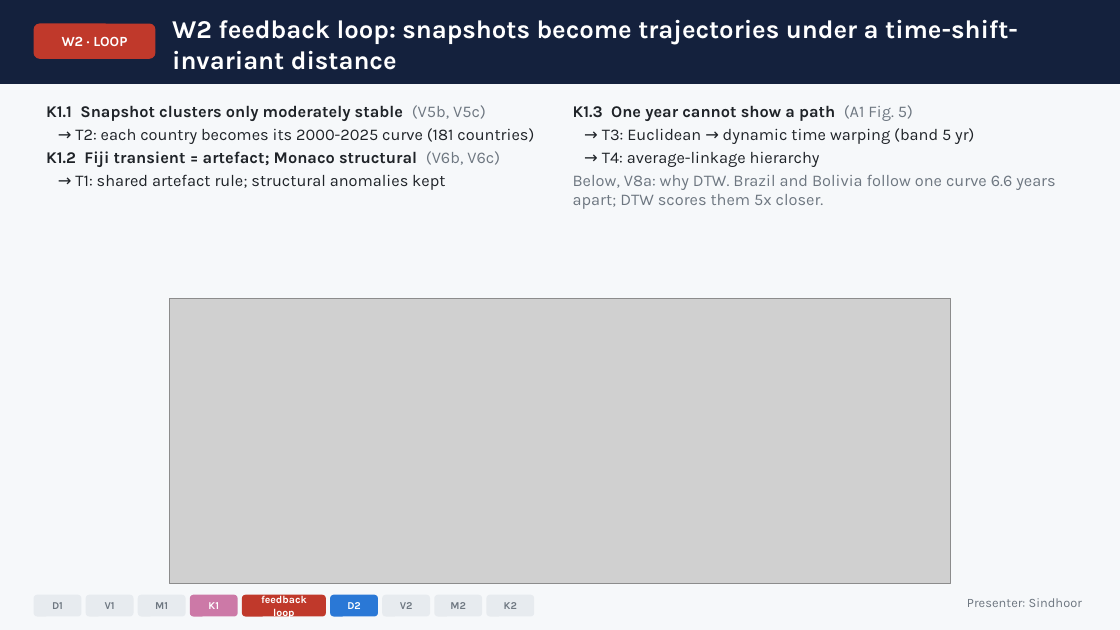
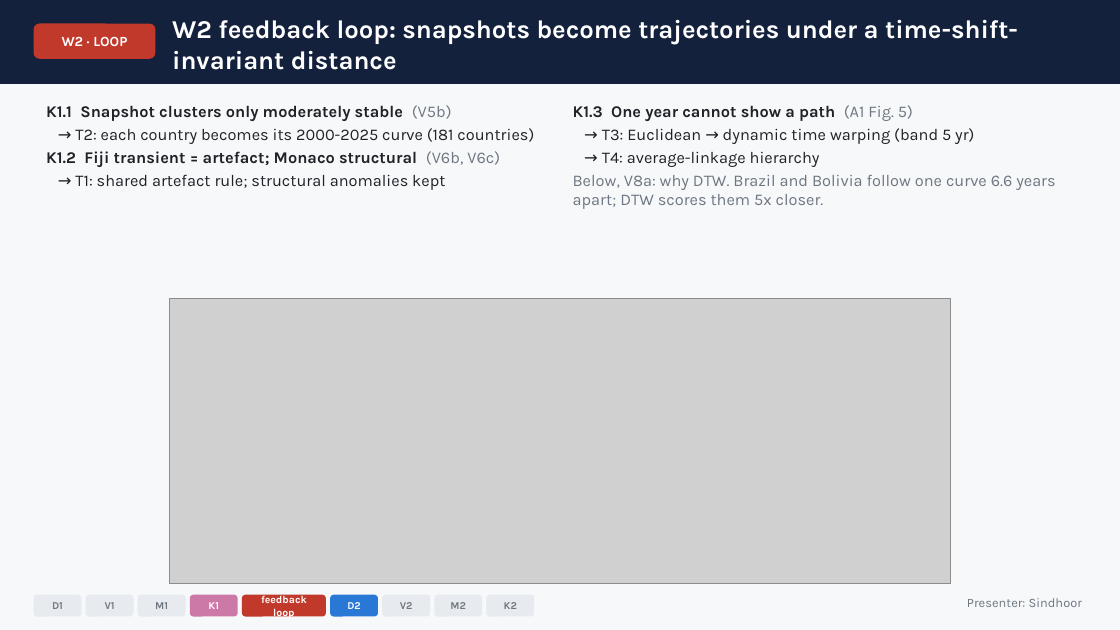
Before and after one commit to aithal007/DAS732-A3-Visual-Analytics, a slide deck: slide 12 of slides/DAS732_A3_DataStory_6min.pptx. Drawn at 1120x630 pixels with LibreOffice and Linux fonts; fonts in the diff are those of the drawing; grey boxes stand for pictures. Boxes give left, top, right and bottom in pixels: in the first picture for what was removed or moved away, otherwise in the second. Text is boxed around its words. In the diff, an @@ line names an element or a change of style, - is before the commit and + after.

```diff
--- a/slides/DAS732_A3_DataStory_6min.pptx
+++ b/slides/DAS732_A3_DataStory_6min.pptx
@@ text at [46, 105, 452, 121]: text changed @@
-K1.1 Snapshot clusters only moderately stable (V5b, V5c)
+K1.1 Snapshot clusters only moderately stable (V5b)
```
Also in this commit, not shown: 7 other slides changed, 3 slides removed, 58 other files.
